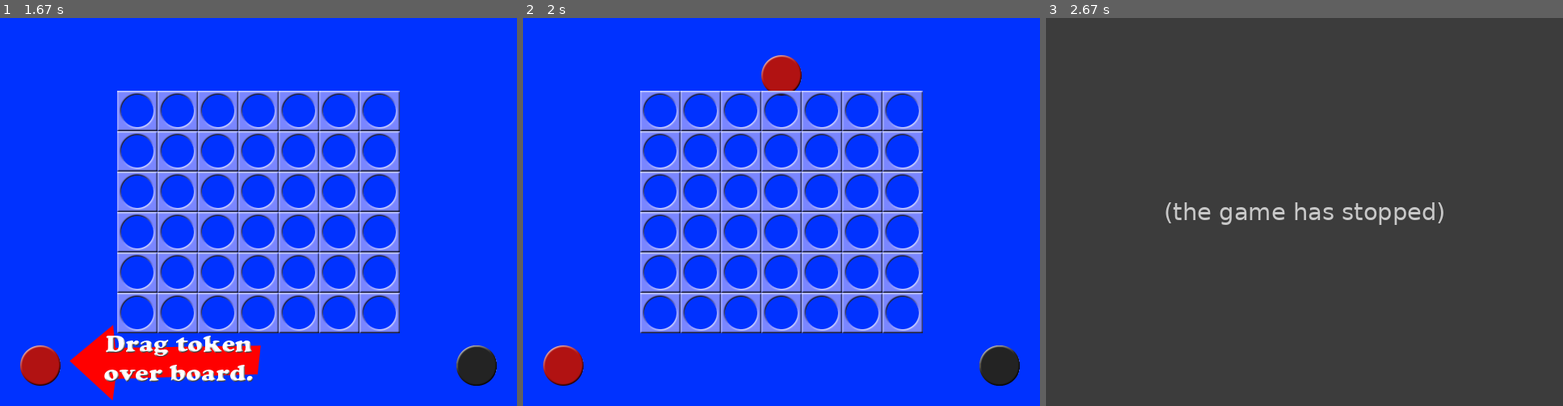
Above: before the commit, frames 1-3 (left to right).
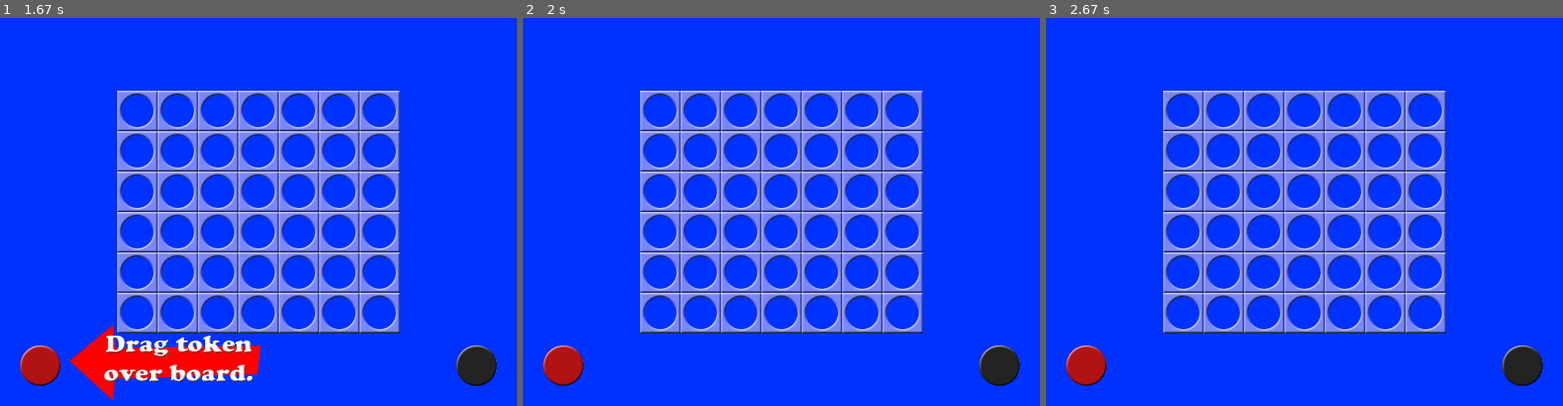
Above: after the commit, the same moments.

Repository: roeje/CIS457-Project3
Game: pygame game, started from c4demo.py
Same seed, same stepped clock (60 frames per second), same inputs: the game is played once before the commit and once after it. The source is Python 2; it was converted automatically to run under Python 3.
Inputs (mouse positions are in pixels of both pictures, inside the frame that each line leads up to):
- Up to frame 1 (1.67 s): press the mouse at (41, 367) at 0.37 s; move the mouse to (67, 258) at 0.47 s; release the mouse at (98, 153) at 0.6 s
- Up to frame 2 (2 s): press the mouse at (564, 367) at 1.7 s; move the mouse to (672, 219) at 1.8 s; release the mouse at (786, 72) at 1.93 s
- Up to frame 3 (2.67 s): no input

Frame 1 is identical in both runs. In frame 2, 0.6% of the frame differs, in the area x 46-54%, y 9-20%; in frame 3, 100%, in the area x 0-100%, y 0-100%.
Error before the commit: TypeError: '>' not supported between instances of 'str' and 'int' (c4_engine.py line 50); the game stopped at 2.15 s (later frames are placeholders)

Commit message:
getting closer

Diff:
--- a/c4_gui/pygameGUI.py
+++ b/c4_gui/pygameGUI.py
@@ -28,8 +28,8 @@
         RED = 'red'
         BLACK = 'black'
         EMPTY = None
-        playerOne = 'playerOne'
-        playerTwo = 'playerTwo'
+        playerOne = 1
+        playerTwo = 2
 
         pygame.init()
         self.FPSCLOCK = pygame.time.Clock()
@@ -163,10 +163,10 @@
                         # let go at the top of the screen.
                         column = int((tokenx - XMARGIN) / SPACESIZE)
                         if self.isValidMove(board, column):
-                            self.animateDroppingToken(board, column, RED)
-                            board[column][self.getLowestEmptySpace(board, column)] = RED
-                            self.drawBoard(board)
-                            pygame.display.update()
+                           #  self.animateDroppingToken(board, column, RED)
+                           # board[column][self.getLowestEmptySpace(board, column)] = RED
+                           #  self.drawBoard(board)
+                           #  pygame.display.update()
                             return column
                     tokenx, tokeny = None, None
                     draggingToken = False
@@ -218,6 +218,7 @@
         dropSpeed = 1.0
 
         lowestEmptySpace = self.getLowestEmptySpace(board, column)
+        print lowestEmptySpace
         while True:
             y += int(dropSpeed)
             dropSpeed += 0.5
--- a/c4demo.py
+++ b/c4demo.py
@@ -8,32 +8,37 @@
 def main():
     game = c4_engine.Game(6, 7, 4)
     gui = pygameGUI.Gui()
-    playerOne = 'playerOne'
-    playerTwo = 'playerTwo'
+    playerOne = 0
+    playerTwo = 1
     # Set up a blank board data structure.
     turn = playerOne
     showHelp = True
     while True:  # main game loop
         if turn == playerOne:
+            print 'hi'
             # Human player's turn.
             column = gui.getPlayerMove(game.board, showHelp)
+            gui.animateDroppingToken(game.board, column, 0)
             game.place_token(turn, column)
-            if showHelp:
-                # turn off help arrow after the first move
-                showHelp = False
-            print game.check_winner()
-            if game.check_winner() != -1:
-                print 'oops'
-                winnerImg = gui.HUMANWINNERIMG
-                break
-            turn = playerTwo  # switch to other player's turn
-        else:
+            gui.drawBoard(game.board)
+            pygame.display.update()
             if showHelp:
                 # turn off help arrow after the first move
                 showHelp = False
             if game.check_winner() != -1:
-                print "in hurrr"
+                print 'oops'
                 winnerImg = gui.HUMANWINNERIMG
+                gui.mainLoop(game.board, gui.HUMANWINNERIMG)
+                break
+            turn = playerTwo  # switch to other player's turn
+        else:
+            print 'fish'
+            if showHelp:
+                # turn off help arrow after the first move
+                showHelp = False
+            if game.check_winner() != -1:
+                winnerImg = gui.HUMANWINNERIMG
+                gui.mainLoop(game.board, gui.HUMANWINNERIMG)
                 break
             turn = playerOne  # switch to other player's turn
 
@@ -41,9 +46,7 @@
             # A completely filled board means it's a tie.
             winnerImg = gui.TIEWINNERIMG
             break
-
-    while True:
-        gui.mainLoop(game.board, winnerImg)
+        # game.print_formated()
 
     # # Start the game loop.
     # while (1):
